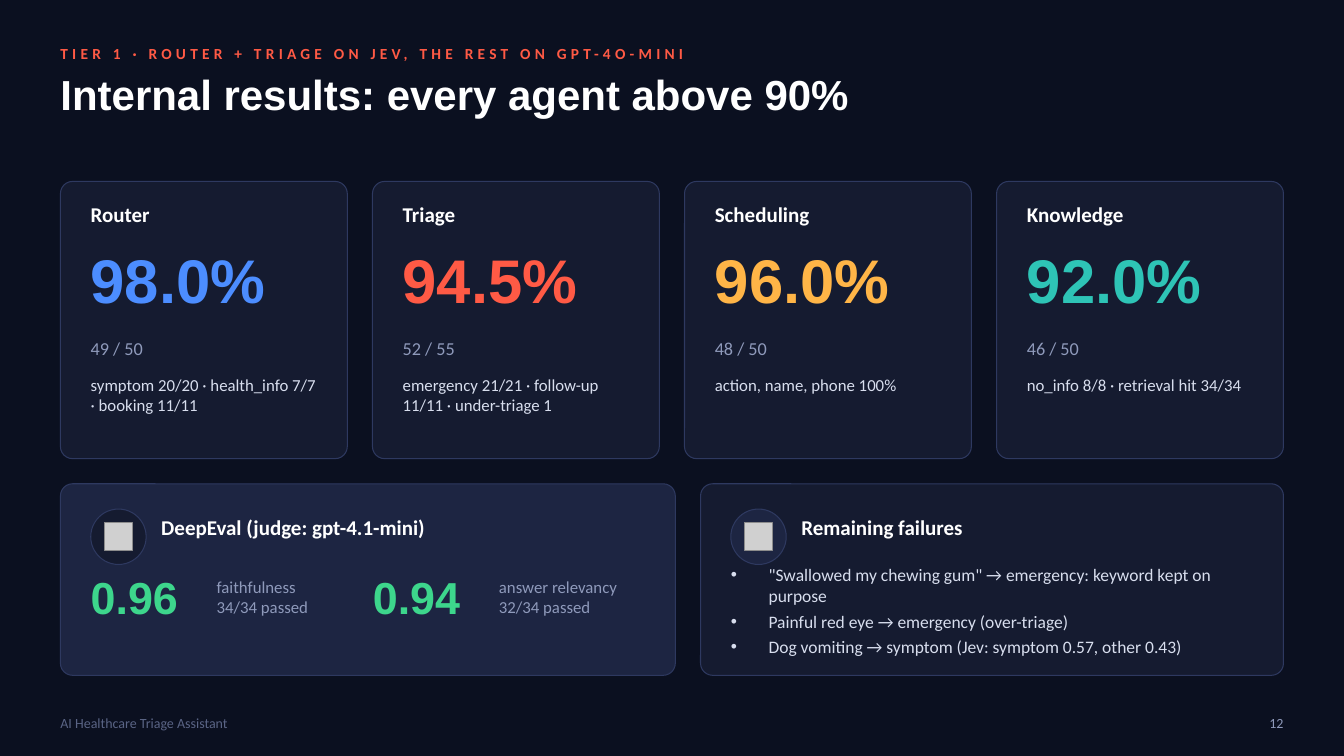
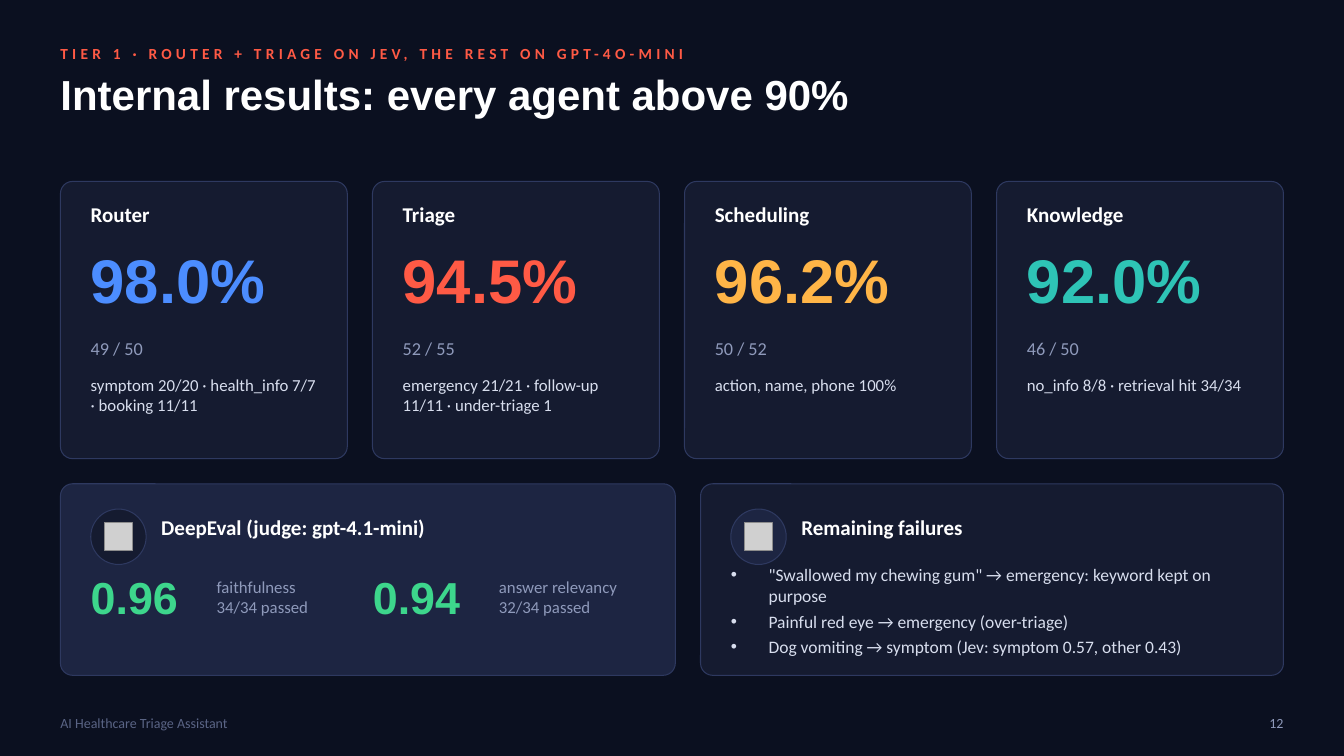
Before and after one commit to MASJV/ai-healthcare-triage-assistant, a slide deck: slide 12 of assets/docs/AI_Healthcare_Triage_Assistant.pptx. Drawn at 1344x756 pixels with LibreOffice and Linux fonts; fonts in the diff are those of the drawing; grey boxes stand for pictures. Boxes give left, top, right and bottom in pixels: in the first picture for what was removed or moved away, otherwise in the second. Text is boxed around its words. In the diff, an @@ line names an element or a change of style, - is before the commit and + after.

```diff
--- a/assets/docs/AI_Healthcare_Triage_Assistant.pptx
+++ b/assets/docs/AI_Healthcare_Triage_Assistant.pptx
@@ text at (715, 260, 890, 304): text changed @@
-96.0%
+96.2%
@@ text at (715, 343, 766, 355): text changed @@
-48 / 50
+50 / 52
```
Also in this commit, not shown: 3 other slides changed, 7 other files.
